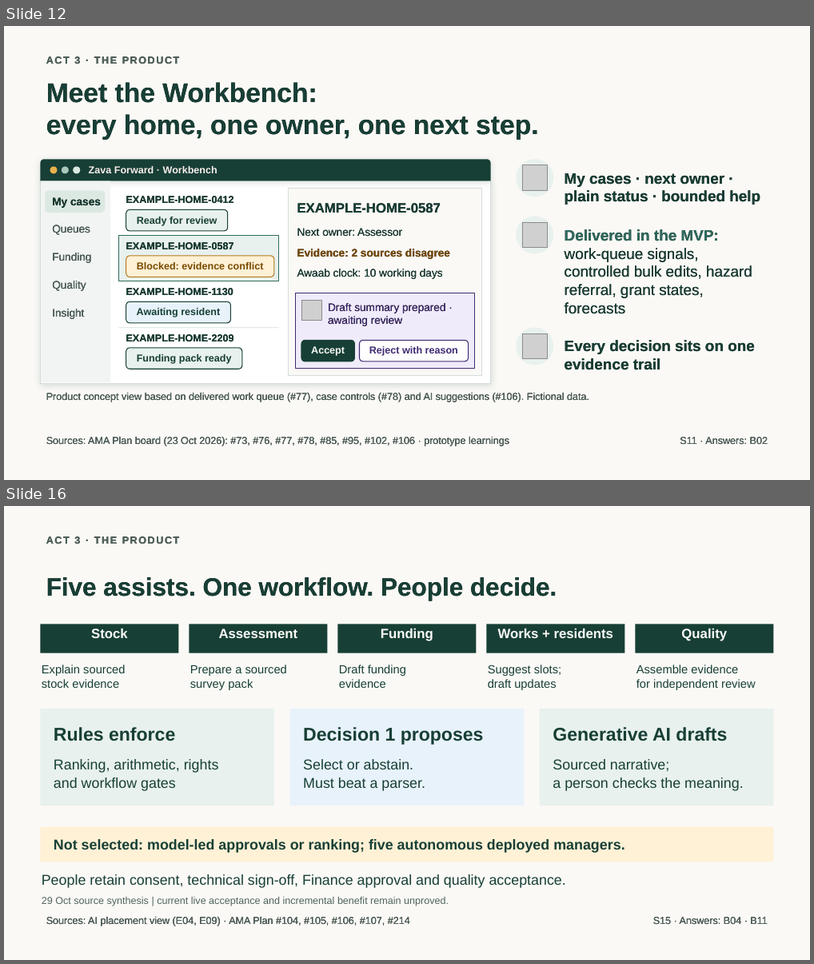
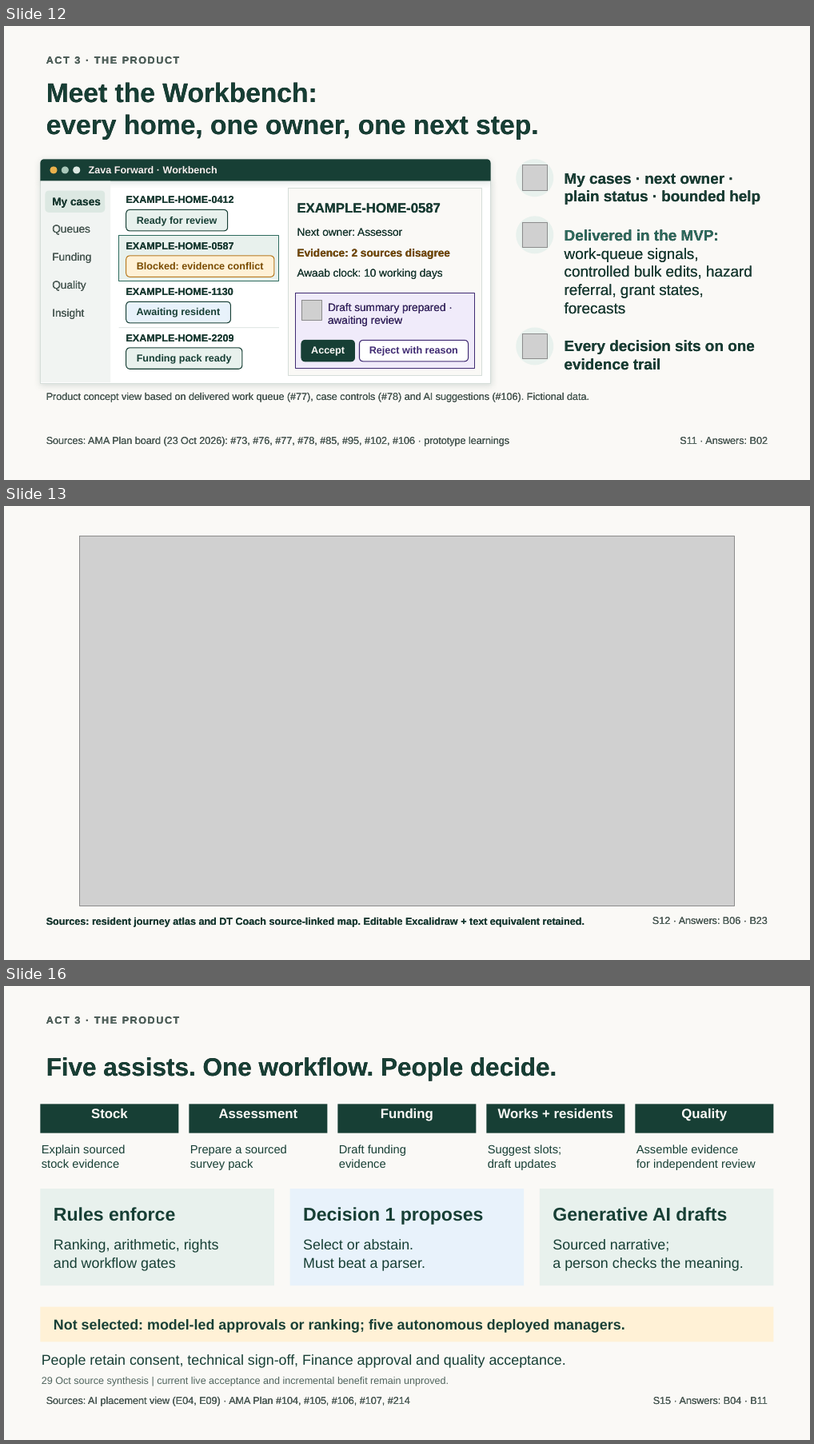
Before and after one commit to jmservera/ama, a slide deck: docs/capstone/deck/zava-forward-cowork-v2-draft.pptx. Shown one above the other, each under a label of ours: slides 12 and 16 before the commit, slides 12, 13 and 16 after it; the slides between them are not shown. The pictures are 814x964 and 814x1444 pixels, drawn with LibreOffice and Linux fonts; fonts in the diff are those of the drawing; grey boxes stand for pictures. Boxes give left, top, right and bottom in pixels: in the first picture for what was removed or moved away, otherwise in the second. Text is boxed around its words. In the diff, an @@ line names an element or a change of style, - is before the commit and + after.

```diff
--- a/docs/capstone/deck/zava-forward-cowork-v2-draft.pptx
+++ b/docs/capstone/deck/zava-forward-cowork-v2-draft.pptx
@@ slide 13 added at box(4, 506, 810, 960), background #FAF9F6 @@
@@ picture added at box(80, 536, 734, 905) @@
@@ text added at box(46, 916, 585, 927), 12 pt, text #173F35, bold @@
+Sources: resident journey atlas and DT Coach source-linked map. Editable Excalidraw + text equivalent retained.
@@ text added at box(653, 916, 768, 924), 12 pt, text #50655E @@
+S12 · Answers: B06 · B23
```
Also in this commit, not shown: 3 slides changed, 3 other slides added, 4 slides removed, 23 other files.
